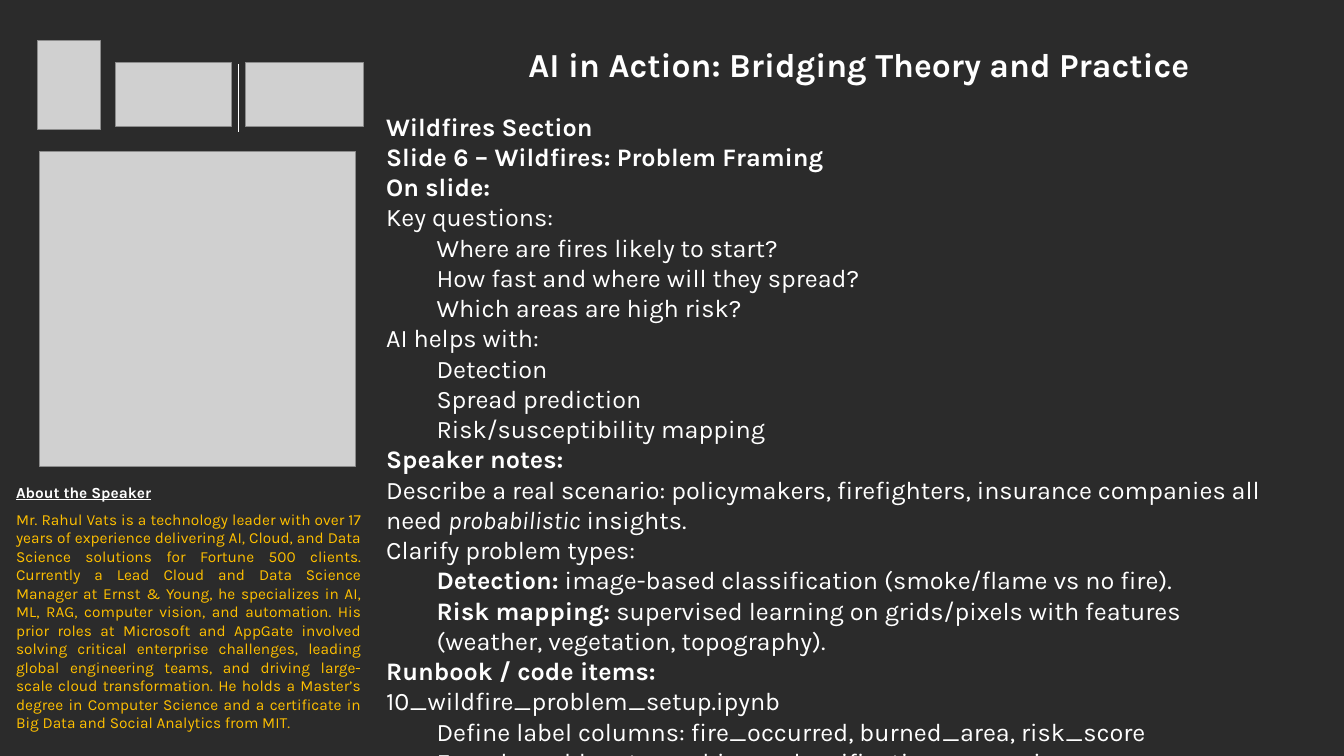
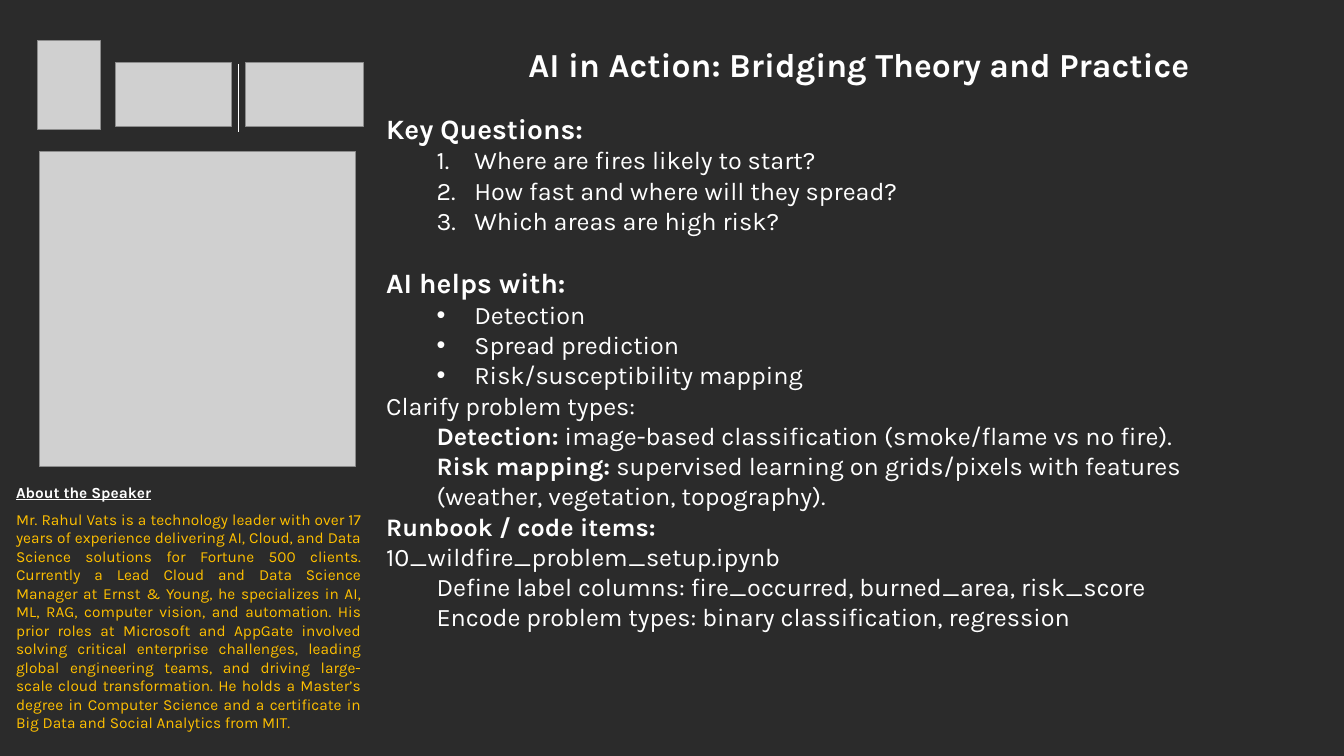
Before and after one commit to rvats/CardiffMetropolitanUniversity_Talk_By_RahulVats, a slide deck: slide 11 of AITalk_at_Cardiff_By_RahulVats.pptx (slide 10 before the commit). Drawn at 1344x756 pixels with LibreOffice and Linux fonts; fonts in the diff are those of the drawing; grey boxes stand for pictures; background and template pictures are left out; a plain dark background stands for a picture behind light text. Boxes give left, top, right and bottom in pixels: in the first picture for what was removed or moved away, otherwise in the second. Text is boxed around its words. In the diff, an @@ line names an element or a change of style, - is before the commit and + after.

```diff
--- a/AITalk_at_Cardiff_By_RahulVats.pptx
+++ b/AITalk_at_Cardiff_By_RahulVats.pptx
@@ text at (386, 119, 582, 146): text changed; size 18 to 20 pt @@
-Wildfires Section
-Slide 6 – Wildfires: Problem Framing
-On slide:
-Key questions:
+Key Questions:
@@ text at (386, 151, 897, 390): size 18 to 20 pt, bold on in "AI helps with:"; bullet none to 1.; bullet none to • @@
@@ text at (386, 450, 1260, 535): paragraphs removed @@
-Speaker notes:
-Describe a real scenario: policymakers, firefighters, insurance companies all need probabilistic insights.
```
Also in this commit, not shown: 8 other slides changed, 1 slide added, 9 other files.
